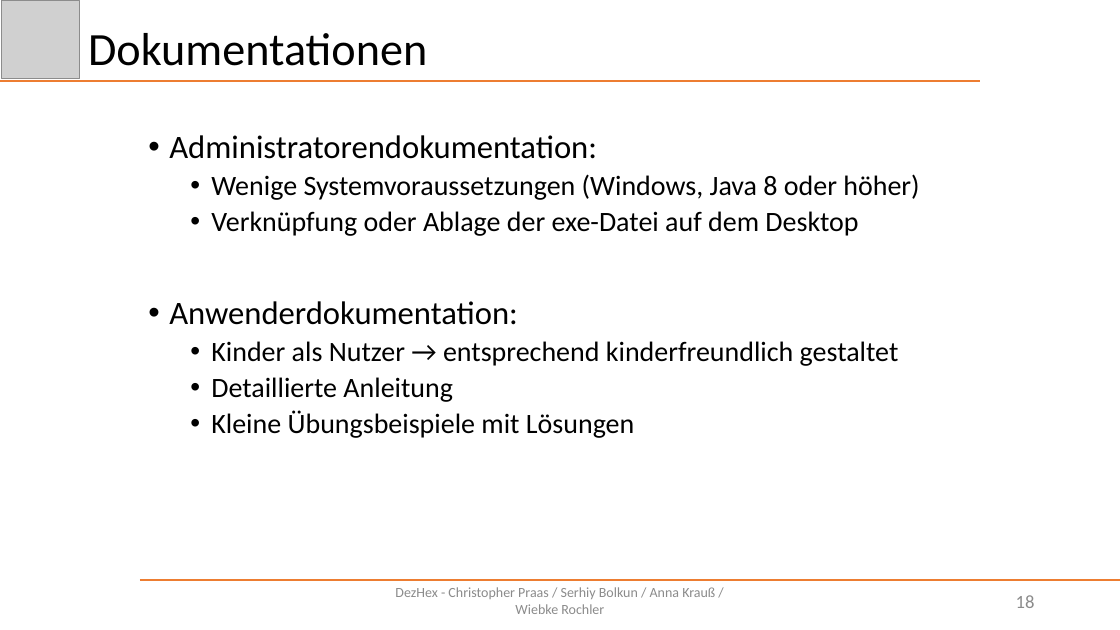
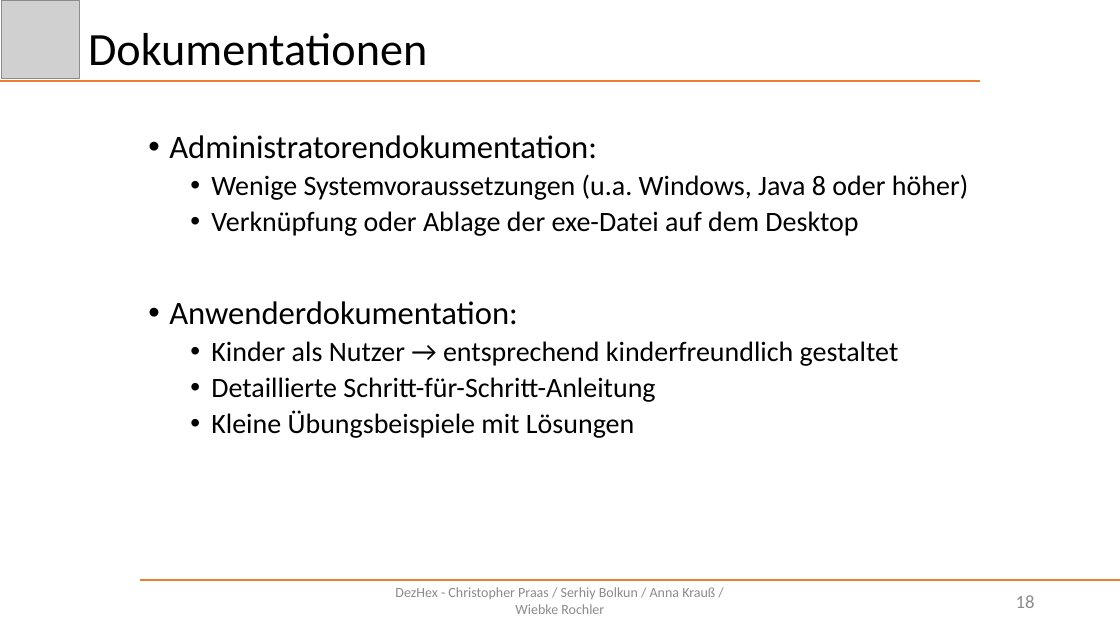
Before and after one commit to Schnitzel128/sejava, a slide deck: slide 18 of Präsentation/DezHex.pptx. Drawn at 1120x630 pixels with LibreOffice and Linux fonts; fonts in the diff are those of the drawing; grey boxes stand for pictures. Boxes give left, top, right and bottom in pixels: in the first picture for what was removed or moved away, otherwise in the second. Text is boxed around its words. In the diff, an @@ line names an element or a change of style, - is before the commit and + after.

```diff
--- a/Präsentation/DezHex.pptx
+++ b/Präsentation/DezHex.pptx
@@ text at <box>211,174,968,200</box>: text changed @@
-  • Wenige Systemvoraussetzungen (Windows, Java 8 oder höher)
+  • Wenige Systemvoraussetzungen (u.a. Windows, Java 8 oder höher)
@@ text at <box>211,377,655,402</box>: text changed @@
-  • Detaillierte Anleitung
+  • Detaillierte Schritt-für-Schritt-Anleitung
```
Also in this commit, not shown: 14 other slides changed.
